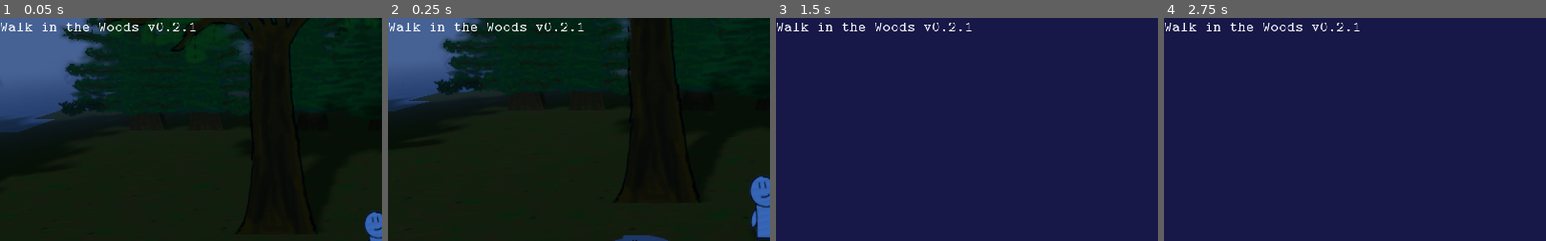
Above: before the commit, frames 1-4 (left to right).
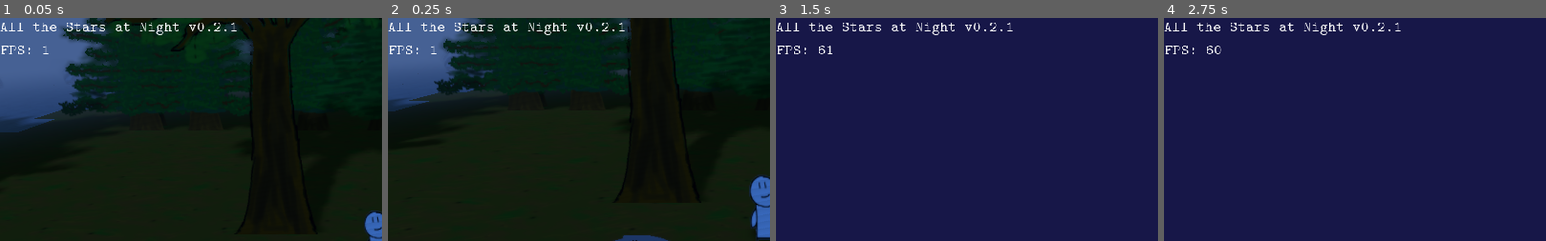
Above: after the commit, the same moments.

Repository: Schoperation/AllTheStarsAtNight
Game: Godot game, scene res://world/World.tscn
The game is run twice, just before and just after one commit, with the same random seed, the same clock (stepped at 60 frames per second) and the same inputs.
Inputs (mouse positions are % of the whole screen's width and height, from its top left):
- Up to frame 1 (0.05 s): no input
- Up to frame 2 (0.25 s): no input
- Up to frame 3 (1.5 s): move the mouse to (72, 45) at 0.52 s; hold D (move_right) 0.53-1.28 s; tap Mouse wheel up (zoom_in) at 0.6 s; click (72, 45) at 0.67 s; move the mouse to (30, 55) at 1.27 s; hold S (move_down) from 1.28 s (still down); tap Mouse wheel down (zoom_out) at 1.35 s
- Up to frame 4 (2.75 s): tap Enter at 2 s; move the mouse to (60, 28) at 2.02 s; release S (move_down) at 2.03 s; hold D (move_right) from 2.03 s (still down); tap Mouse wheel up (zoom_in) at 2.1 s
The pictures show only the part of the screen within x 0-50%, y 0-50%; the shares and areas given below are measured in that part.

The runs differ from the first frame. In frame 1, 1.1% of the frame differs, in the area x 0-62%, y 2-17%; in frame 2, 1.1%; in frame 3, 1.1%; in frame 4, 1.1%.

Commit message:
Changed name, added fps

Diff:
--- a/project.godot
+++ b/project.godot
@@ -15,7 +15,7 @@
 
 [application]
 
-config/name="Walk in the Woods"
+config/name="All the Stars at Night"
 run/main_scene="res://world/World.tscn"
 config/icon="res://icon.png"
 config/macos_native_icon="res://icon.icns"
--- a/ui/UI.tscn
+++ b/ui/UI.tscn
@@ -1,16 +1,30 @@
-[gd_scene load_steps=3 format=2]
+[gd_scene load_steps=4 format=2]
 
 [ext_resource path="res://fonts/cmu-typewriter/Typewriter.tres" type="DynamicFont" id=1]
 [ext_resource path="res://ui/Examine.gd" type="Script" id=2]
+[ext_resource path="res://ui/Version.gd" type="Script" id=3]
 
 [node name="UI" type="CanvasLayer"]
 
 [node name="Version" type="RichTextLabel" parent="."]
 margin_right = 334.0
-margin_bottom = 48.0
+margin_bottom = 96.0
 mouse_default_cursor_shape = 16
 custom_fonts/normal_font = ExtResource( 1 )
-text = "Walk in the Woods v0.2.1"
+text = "Error setting text!"
+scroll_active = false
+script = ExtResource( 3 )
+__meta__ = {
+"_edit_use_anchors_": false
+}
+
+[node name="FPS" type="RichTextLabel" parent="Version"]
+margin_left = 1.0
+margin_top = 31.0
+margin_right = 213.0
+margin_bottom = 75.0
+custom_fonts/normal_font = ExtResource( 1 )
+text = "Error setting FPS!"
 scroll_active = false
 __meta__ = {
 "_edit_use_anchors_": false
--- /dev/null
+++ b/ui/Version.gd
@@ -0,0 +1,13 @@
+extends RichTextLabel
+
+# Version
+var gameName = "All the Stars at Night"
+var desc = "Explore an in-depth forest with an in-depth duo"
+var version = "0.2.1"
+
+func _ready():
+	# Change version
+	self.text = gameName + " v" + version
+
+func _process(delta):
+	$FPS.text = "FPS: " + str(Engine.get_frames_per_second())
Not shown, changed: README.md
